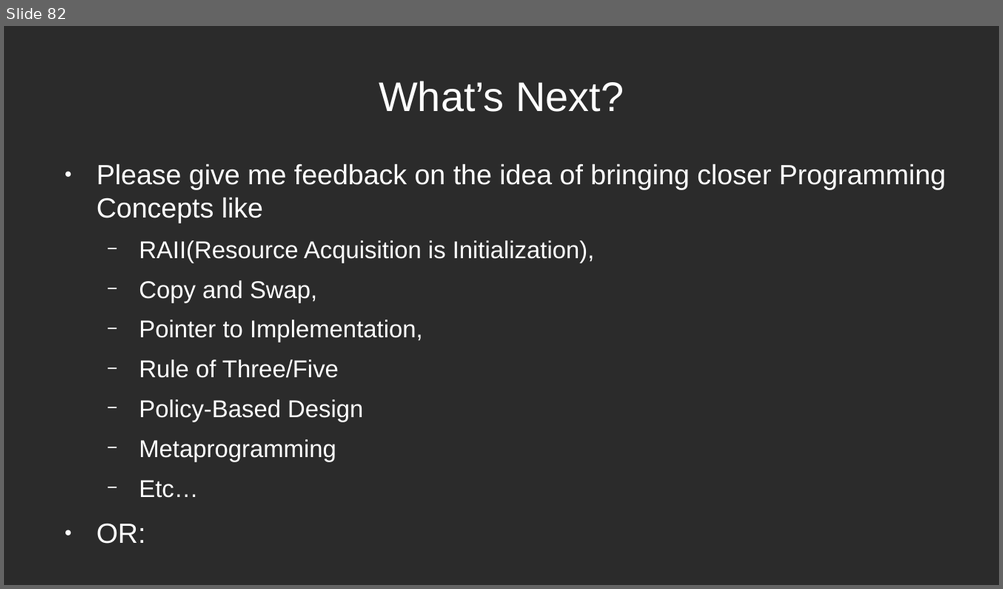
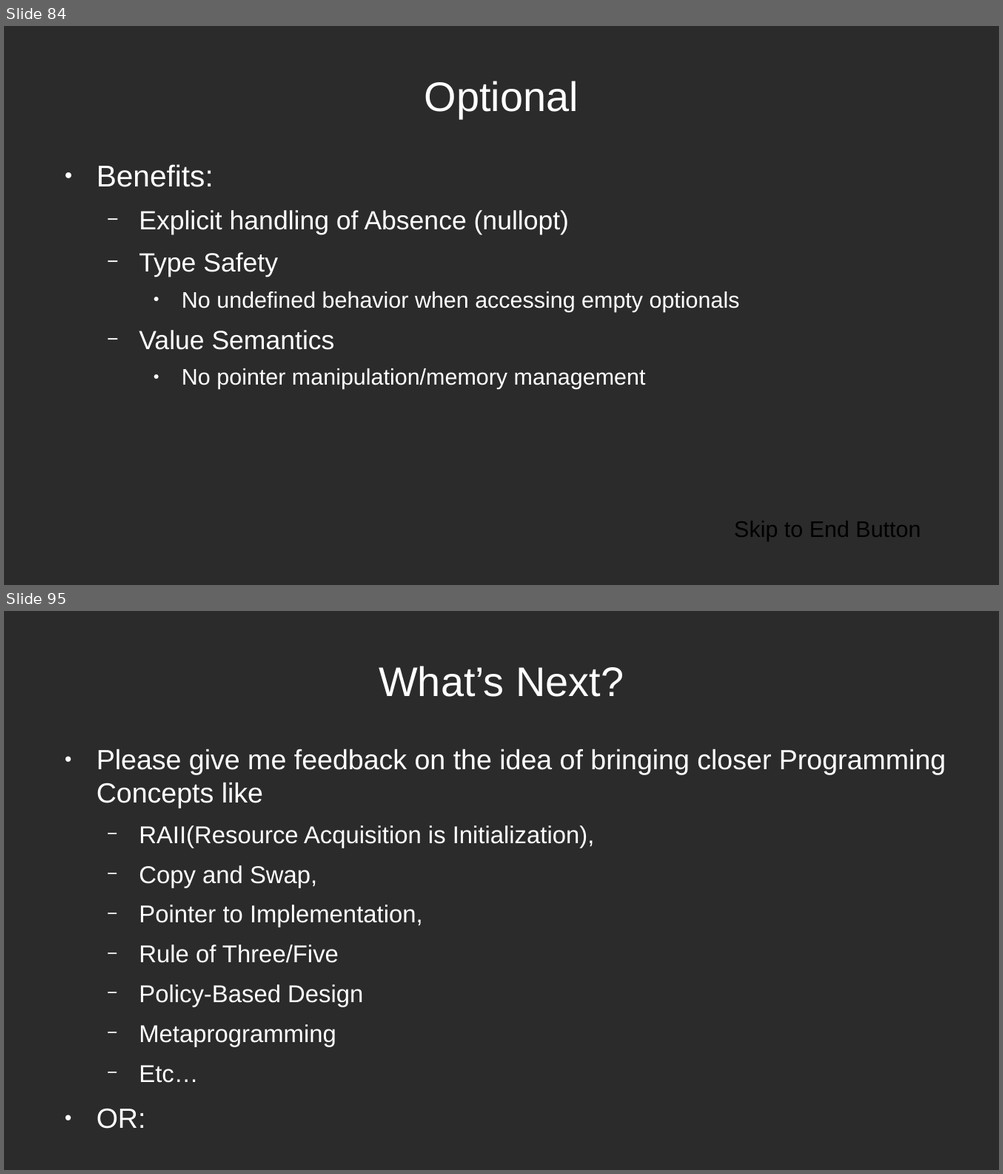
Before and after one commit to mleibeng/Crash-Course-CPP-11-17, a slide deck: Presentation/Crash Course CPP.odp. Shown one above the other, each under a label of ours: slide 82 before the commit, slides 84 and 95 after it; the slides between them are not shown. The pictures are 1003x589 and 1003x1174 pixels, drawn with LibreOffice and Linux fonts; fonts in the diff are those of the drawing; background and template pictures are left out; a plain dark background stands for a picture behind light text. Boxes give left, top, right and bottom in pixels: in the first picture for what was removed or moved away, otherwise in the second. Text is boxed around its words. In the diff, an @@ line names an element or a change of style, - is before the commit and + after.

```diff
--- a/Presentation/Crash Course CPP.odp
+++ b/Presentation/Crash Course CPP.odp
@@ slide 84 added at <box>4,26,999,585</box>, background picture (left out) @@
@@ title added at <box>424,81,578,118</box>, 33 pt, text #FFFFFF @@
+Optional
@@ text added at <box>96,164,740,389</box>, 18 pt, text #FFFFFF @@
+● Benefits:
+  − Explicit handling of Absence (nullopt)
+  − Type Safety
+    ● No undefined behavior when accessing empty optionals
+  − Value Semantics
+    ● No pointer manipulation/memory management
@@ text added at <box>734,521,920,542</box>, 18 pt, text #000000 @@
+Skip to End Button
@@ what was slide 82 is now slide 95 @@
```
Also in this commit, not shown: 2 slides changed, 12 other slides added.
